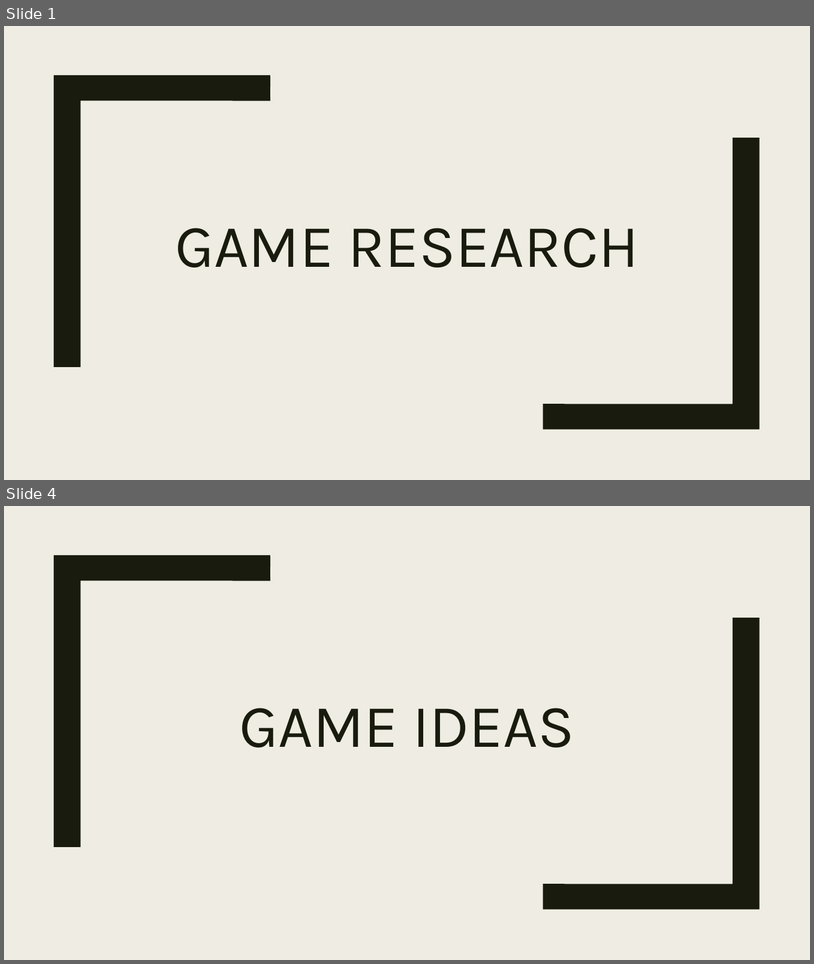
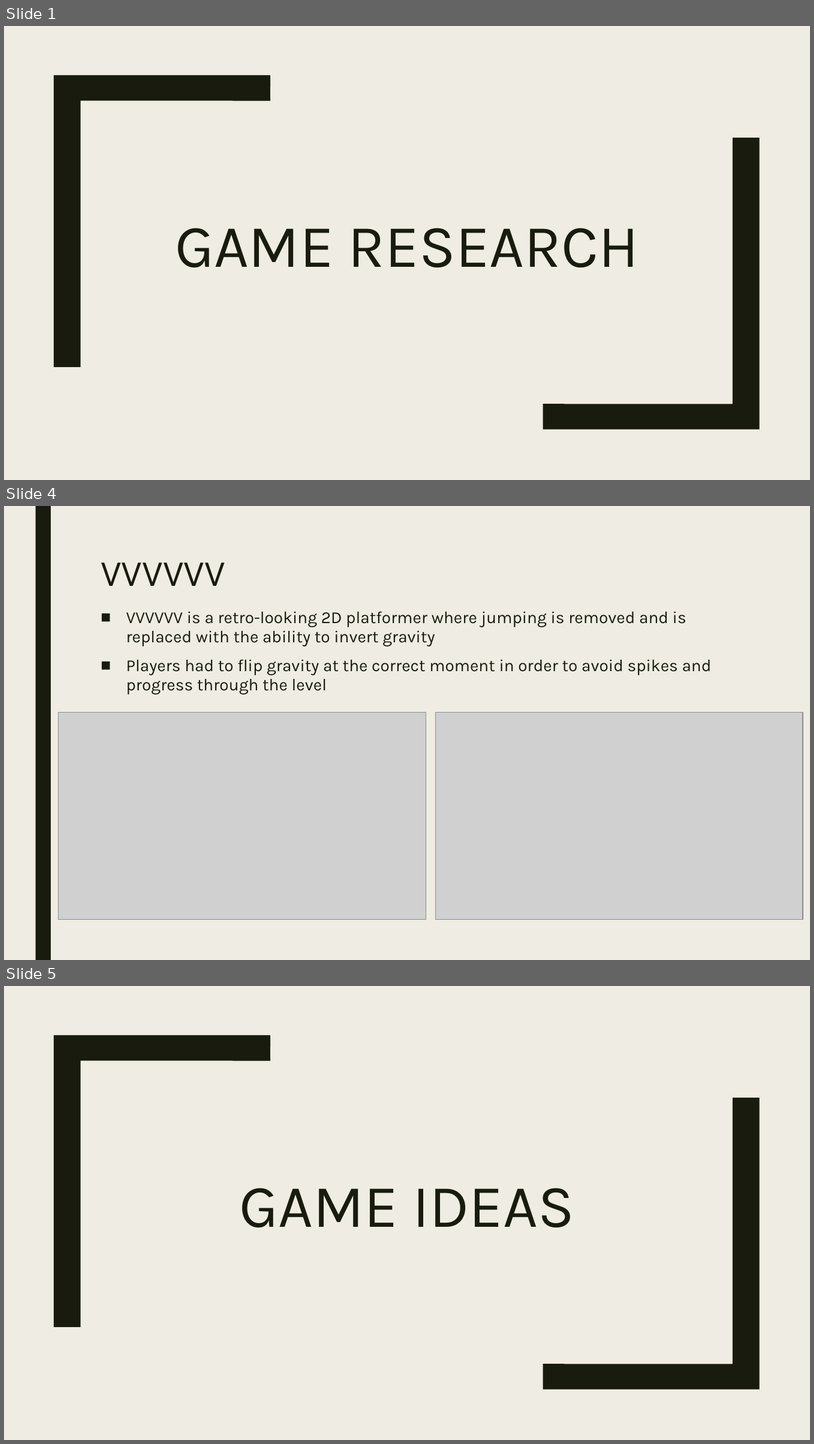
Before and after one commit to UoSGroupProjects1819/design-masterclass-l6_dmc_02, a slide deck: Research/Research and Ideas - Amy.pptx. Shown one above the other, each under a label of ours: slides 1 and 4 before the commit, slides 1, 4 and 5 after it; the slides between them are not shown. The pictures are 814x964 and 814x1444 pixels, drawn with LibreOffice and Linux fonts; fonts in the diff are those of the drawing; grey boxes stand for pictures. Boxes give left, top, right and bottom in pixels: in the first picture for what was removed or moved away, otherwise in the second. Text is boxed around its words. In the diff, an @@ line names an element or a change of style, - is before the commit and + after.

```diff
--- a/Research/Research and Ideas - Amy.pptx
+++ b/Research/Research and Ideas - Amy.pptx
@@ slide 4 added at <box>4,506,810,960</box>, background #EFEDE3 @@
@@ rectangle added at <box>35,506,51,960</box>, fill #191B0E @@
@@ title added at <box>101,562,225,586</box>, 44 pt, text #191B0E @@
+VVVVVV
@@ text added at <box>126,611,712,694</box>, 20 pt, text #191B0E @@
+■ VVVVVV is a retro-looking 2D platformer where jumping is removed and is replaced with the ability to invert gravity
+■ Players had to flip gravity at the correct moment in order to avoid spikes and progress through the level
@@ picture added at <box>59,712,426,919</box> @@
@@ picture added at <box>435,712,803,919</box> @@
@@ what was slide 4 is now slide 5 @@
```
Also in this commit, not shown: 3 slides changed, 1 other slide added, 1 slide removed.
